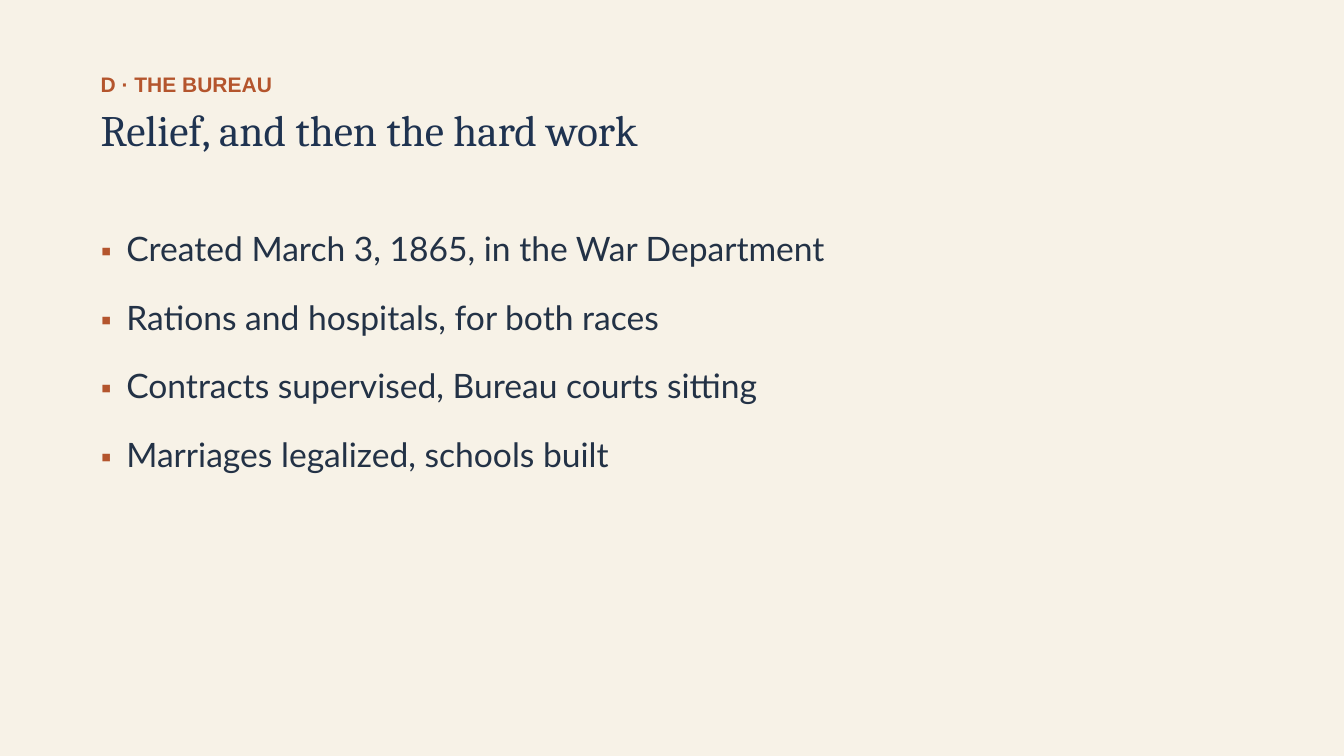
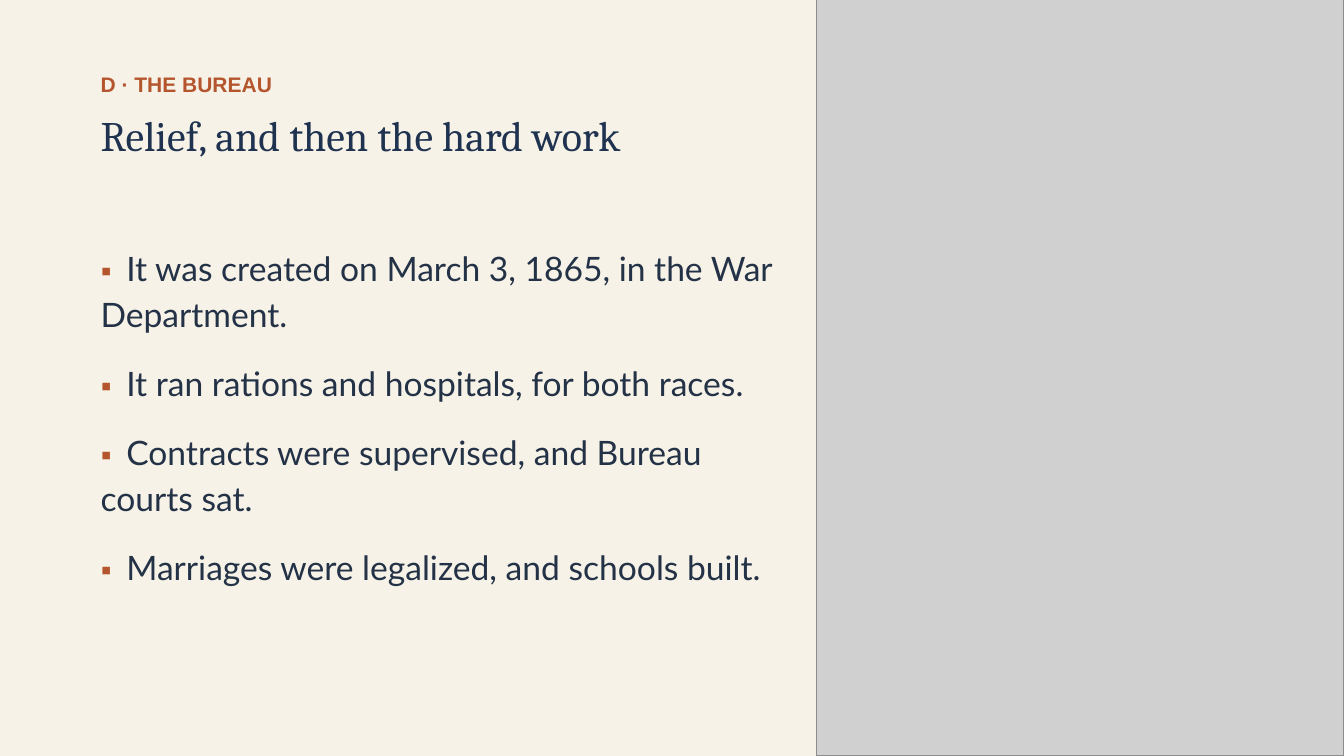
Before and after one commit to ab17gthb/humanities-curriculum-group, a slide deck: slide 13 of reconstruction/lesson-01/lesson-01-slides.pptx. Drawn at 1344x756 pixels with LibreOffice and Linux fonts; fonts in the diff are those of the drawing; grey boxes stand for pictures. Boxes give left, top, right and bottom in pixels: in the first picture for what was removed or moved away, otherwise in the second. Text is boxed around its words. In the diff, an @@ line names an element or a change of style, - is before the commit and + after.

```diff
--- a/reconstruction/lesson-01/lesson-01-slides.pptx
+++ b/reconstruction/lesson-01/lesson-01-slides.pptx
@@ picture added at [817,0,1344,756] @@
@@ text "Relief, and then the hard ..." at [101,121,620,157]: size 31 to 30 pt; line spacing 1.05 to 1.18 @@
@@ text at [101,256,773,586]: text changed @@
-▪ Created March 3, 1865, in the War Department
-▪ Rations and hospitals, for both races
-▪ Contracts supervised, Bureau courts sitting
-▪ Marriages legalized, schools built
+▪ It was created on March 3, 1865, in the War Department.
+▪ It ran rations and hospitals, for both races.
+▪ Contracts were supervised, and Bureau courts sat.
+▪ Marriages were legalized, and schools built.
```
Also in this commit, not shown: 9 other slides changed, 6 other files.
